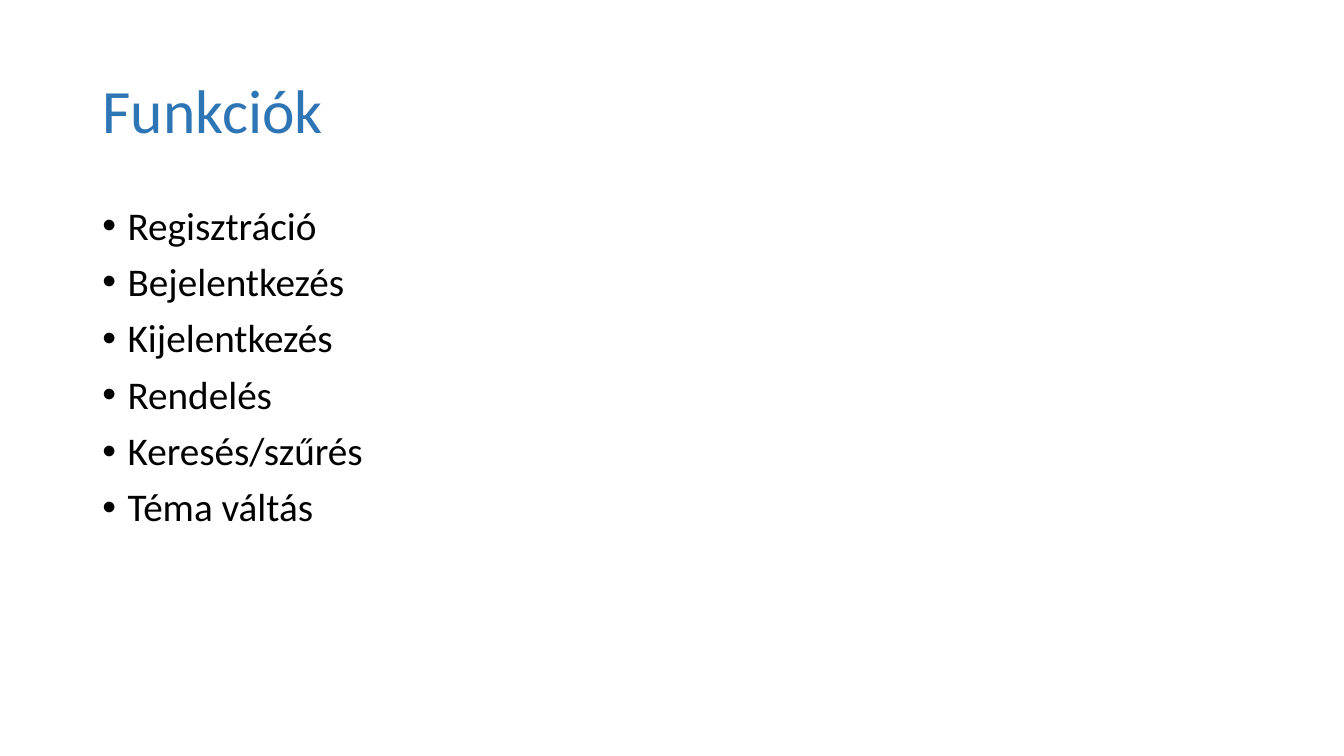
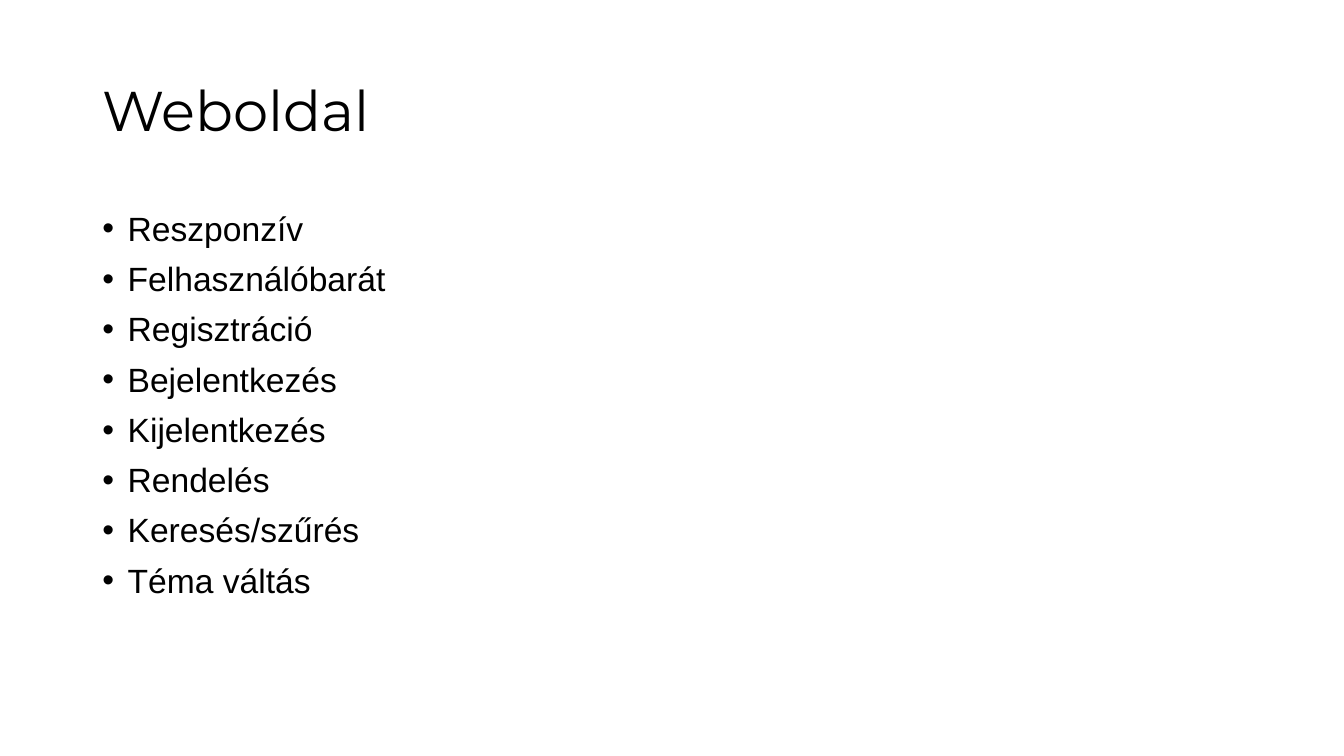
Before and after one commit to fedorbenjamin02/Vizsgaremek2024, a slide deck: slide 5 of Mellékletek/Prezentáció/Frissfutár_prezentáció.pptx (slide 8 before the commit). Drawn at 1344x756 pixels with LibreOffice and Linux fonts; fonts in the diff are those of the drawing. Boxes give left, top, right and bottom in pixels: in the first picture for what was removed or moved away, otherwise in the second. Text is boxed around its words. In the diff, an @@ line names an element or a change of style, - is before the commit and + after.

```diff
--- a/Mellékletek/Prezentáció/Frissfutár_prezentáció.pptx
+++ b/Mellékletek/Prezentáció/Frissfutár_prezentáció.pptx
@@ title at (102,89,369,132): text changed; size 44 to 40 pt; font Calibri to Montserrat; text colour #2E75B6 to #000000 @@
-Funkciók
+Weboldal
@@ text at (128,216,386,292): paragraphs added @@
+• Reszponzív
+• Felhasználóbarát
@@ text at (128,316,360,594): size 28 to 24 pt, font Calibri to Arial in "Regisztráció", "Bejelentkezés", "Kijelentkezés", "Rendelés" and 2 more places @@
```
Also in this commit, not shown: 8 other slides changed, 1 slide added, 4 slides removed.
